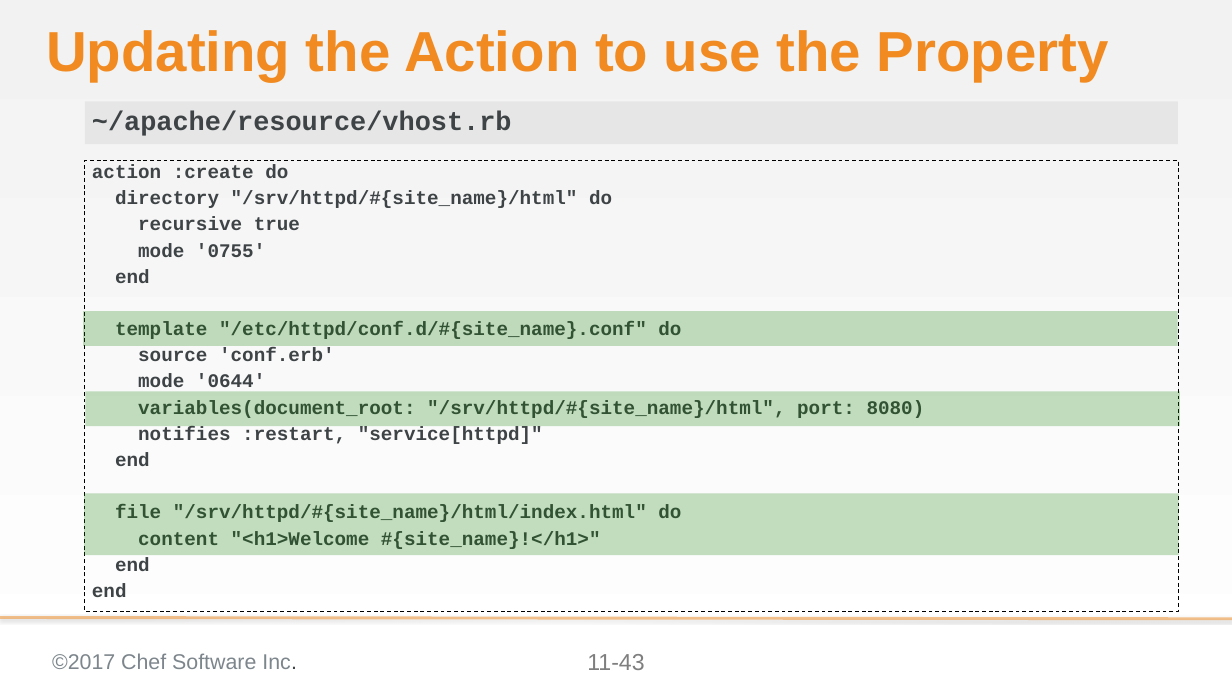
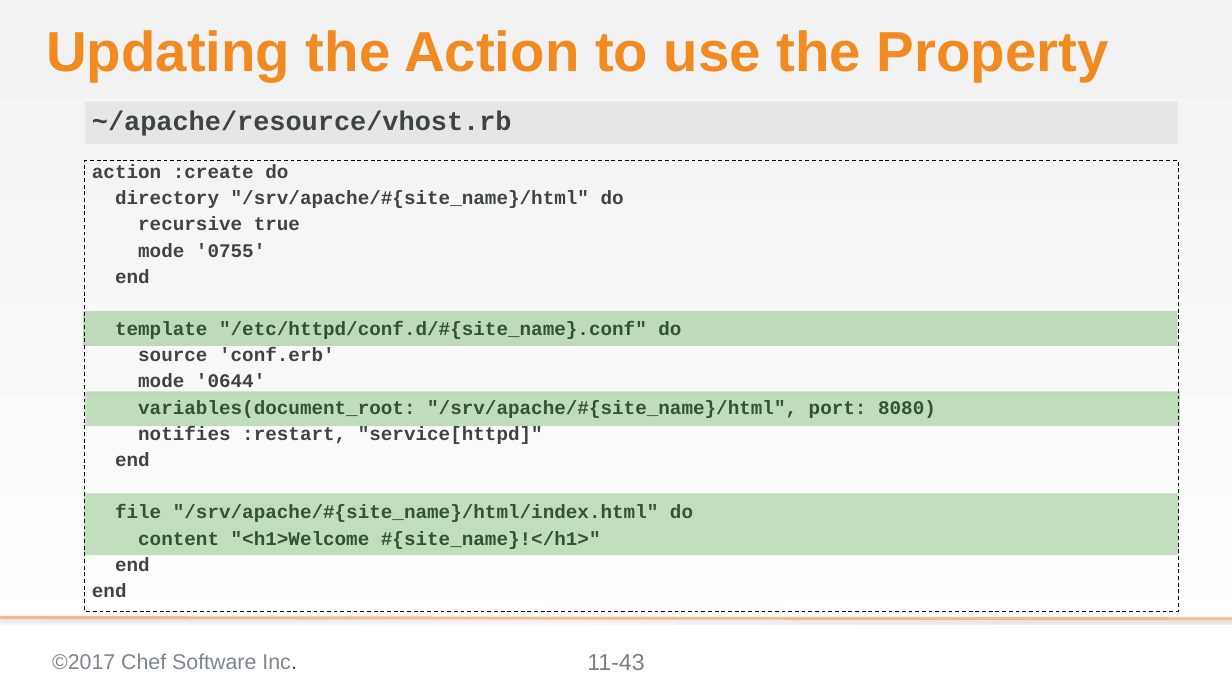
Before and after one commit to ericheiser/chef-intermediate, a slide deck: slide 43 of 11-creating_a_custom_resource.pptx. Drawn at 1232x693 pixels with LibreOffice and Linux fonts; fonts in the diff are those of the drawing; background and template pictures are left out. Boxes give left, top, right and bottom in pixels: in the first picture for what was removed or moved away, otherwise in the second. Text is boxed around its words. In the diff, an @@ line names an element or a change of style, - is before the commit and + after.

```diff
--- a/11-creating_a_custom_resource.pptx
+++ b/11-creating_a_custom_resource.pptx
@@ text at (115,191,624,208): text changed @@
-directory "/srv/httpd/#{site_name}/html" do
+directory "/srv/apache/#{site_name}/html" do
@@ text at (138,400,936,418): text changed @@
-variables(document_root: "/srv/httpd/#{site_name}/html", port: 8080)
+variables(document_root: "/srv/apache/#{site_name}/html", port: 8080)
@@ text at (115,505,693,522): text changed @@
-file "/srv/httpd/#{site_name}/html/index.html" do
+file "/srv/apache/#{site_name}/html/index.html" do
```
Also in this commit, not shown: 12 other slides changed, 2 other files.
